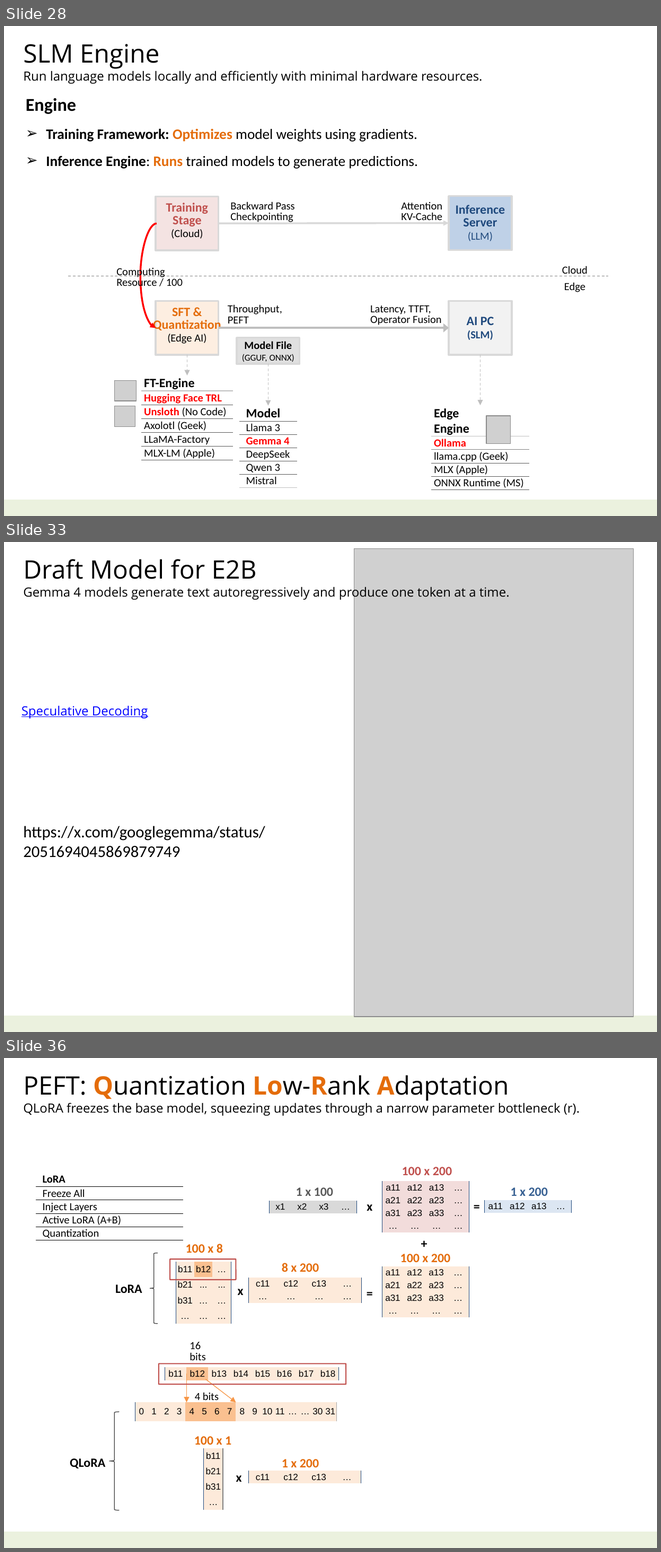
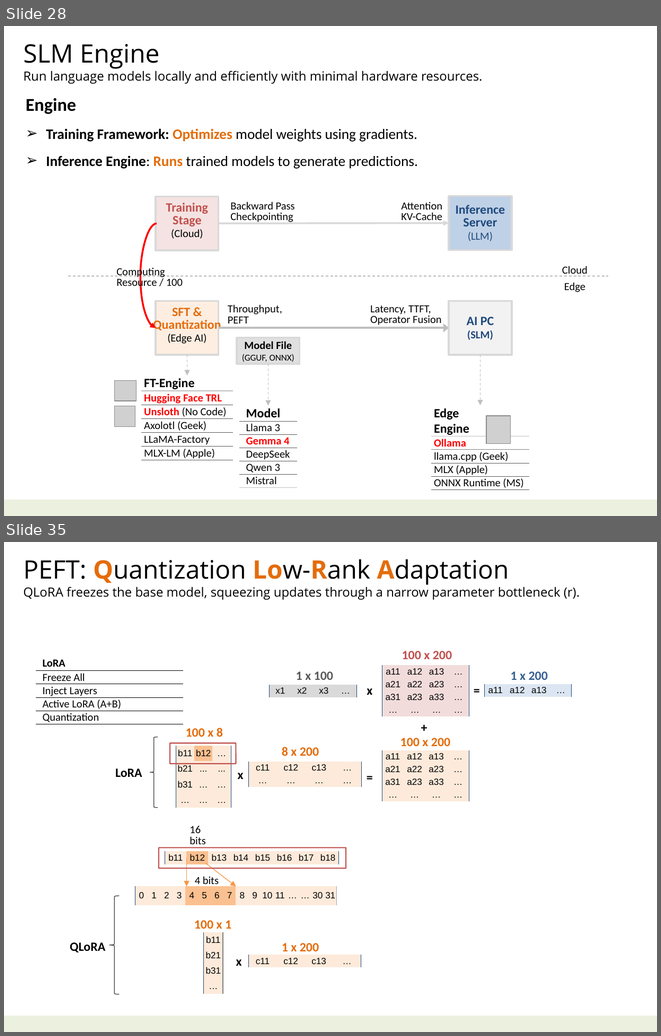
Before and after one commit to navibator/crazy-ai, a slide deck: ai-gemma.pptx. Shown one above the other, each under a label of ours: slides 28, 33 and 36 before the commit, slides 28 and 35 after it; the slides between them are not shown. The pictures are 661x1552 and 661x1036 pixels, drawn with LibreOffice and Linux fonts; fonts in the diff are those of the drawing; grey boxes stand for pictures. Boxes give left, top, right and bottom in pixels: in the first picture for what was removed or moved away, otherwise in the second. Text is boxed around its words. In the diff, an @@ line names an element or a change of style, - is before the commit and + after.

Commit message:
gemma

```diff
--- a/ai-gemma.pptx
+++ b/ai-gemma.pptx
@@ slide 33 removed at [4, 542, 657, 1032], background #FFFFFF; not listed: 1 template element that a slide beside it also shows @@
@@ picture removed at [354, 548, 634, 1016] @@
@@ text removed at [23, 559, 510, 600] @@
-Draft Model for E2B
-Gemma 4 models generate text autoregressively and produce one token at a time.
@@ text removed at [21, 705, 148, 718] @@
-Speculative Decoding
@@ text removed at [23, 826, 265, 857] @@
-https://x.com/googlegemma/status/2051694045869879749
@@ what was slide 36 is now slide 35 @@
```
Also in this commit, not shown: 6 slides changed, 1 slide added, 1 other slide removed.
